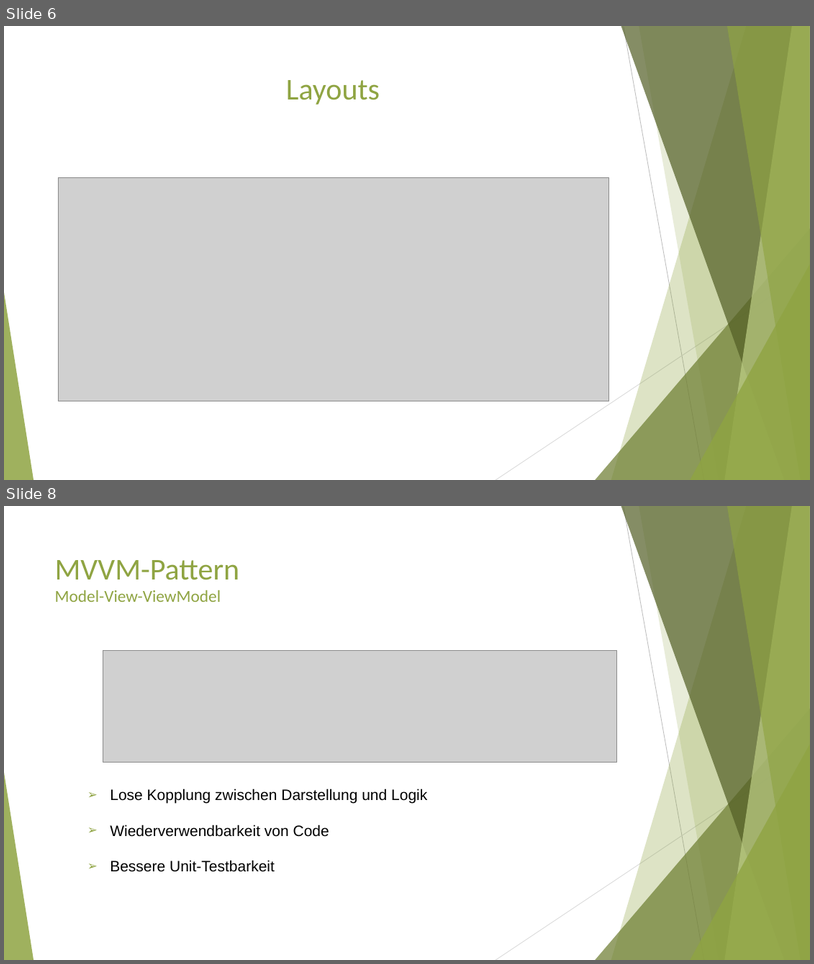
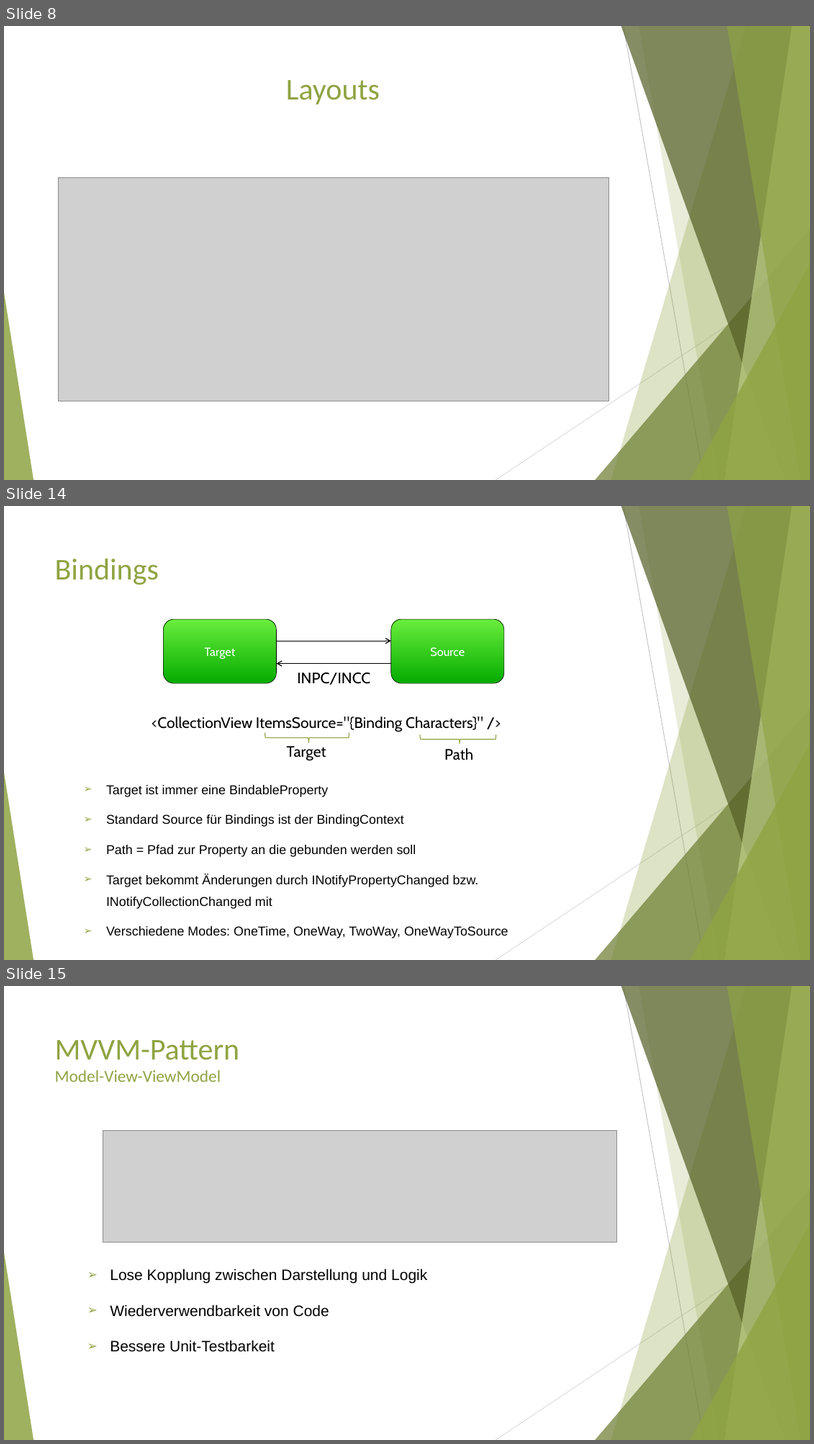
Before and after one commit to F-Goncalves/.NET-MAUI-Workshop-Resources, a slide deck: Workshop-Dotnet-MAUI.pptx. Shown one above the other, each under a label of ours: slides 6 and 8 before the commit, slides 8, 14 and 15 after it; the slides between them are not shown. The pictures are 814x964 and 814x1444 pixels, drawn with LibreOffice and Linux fonts; fonts in the diff are those of the drawing; grey boxes stand for pictures. Boxes give left, top, right and bottom in pixels: in the first picture for what was removed or moved away, otherwise in the second. Text is boxed around its words. In the diff, an @@ line names an element or a change of style, - is before the commit and + after.

```diff
--- a/Workshop-Dotnet-MAUI.pptx
+++ b/Workshop-Dotnet-MAUI.pptx
@@ slide 14 added at bbox=[4, 506, 810, 960], background #FFFFFF; not listed: 10 template elements that a slide beside it also shows @@
@@ title added at bbox=[55, 559, 159, 584], 36 pt, text #8FA442 @@
+Bindings
@@ rounded rectangle added at bbox=[164, 619, 277, 683], fill gradient #05AC00 to #69ED3D, outline #000000 0.5 pt, 14 pt, text #FFFFFF @@
+Target
@@ rounded rectangle added at bbox=[391, 619, 504, 683], fill gradient #05AC00 to #69ED3D, outline #000000 0.5 pt, 14 pt, text #FFFFFF @@
+Source
@@ arrow added from (277, 641) to (391, 641), #000000 1 pt @@
@@ arrow added from (391, 663) to (277, 663), #000000 1 pt @@
@@ text added at bbox=[297, 672, 370, 685], 18 pt, text #000000 @@
+INPC/INCC
@@ text added at bbox=[152, 716, 484, 733], 18 pt, text #000000 @@
+<CollectionView ItemsSource="{Binding Characters}" />
@@ right brace added at bbox=[265, 733, 349, 742], outline #8FA442 1 pt @@
@@ right brace added at bbox=[420, 735, 496, 743], outline #8FA442 1 pt @@
@@ text added at bbox=[287, 746, 327, 761], 18 pt, text #000000 @@
+Target
@@ text added at bbox=[445, 748, 473, 760], 18 pt, text #000000 @@
+Path
@@ text added at bbox=[106, 785, 509, 938], 15.3 pt, text #000000 @@
+➢ Target ist immer eine BindableProperty
+➢ Standard Source für Bindings ist der BindingContext
+➢ Path = Pfad zur Property an die gebunden werden soll
+➢ Target bekommt Änderungen durch INotifyPropertyChanged bzw. INotifyCollectionChanged mit
+➢ Verschiedene Modes: OneTime, OneWay, TwoWay, OneWayToSource
@@ what was slide 6 is now slide 8 @@
@@ what was slide 8 is now slide 15 @@
```
Also in this commit, not shown: 1 slide changed, 6 other slides added.
